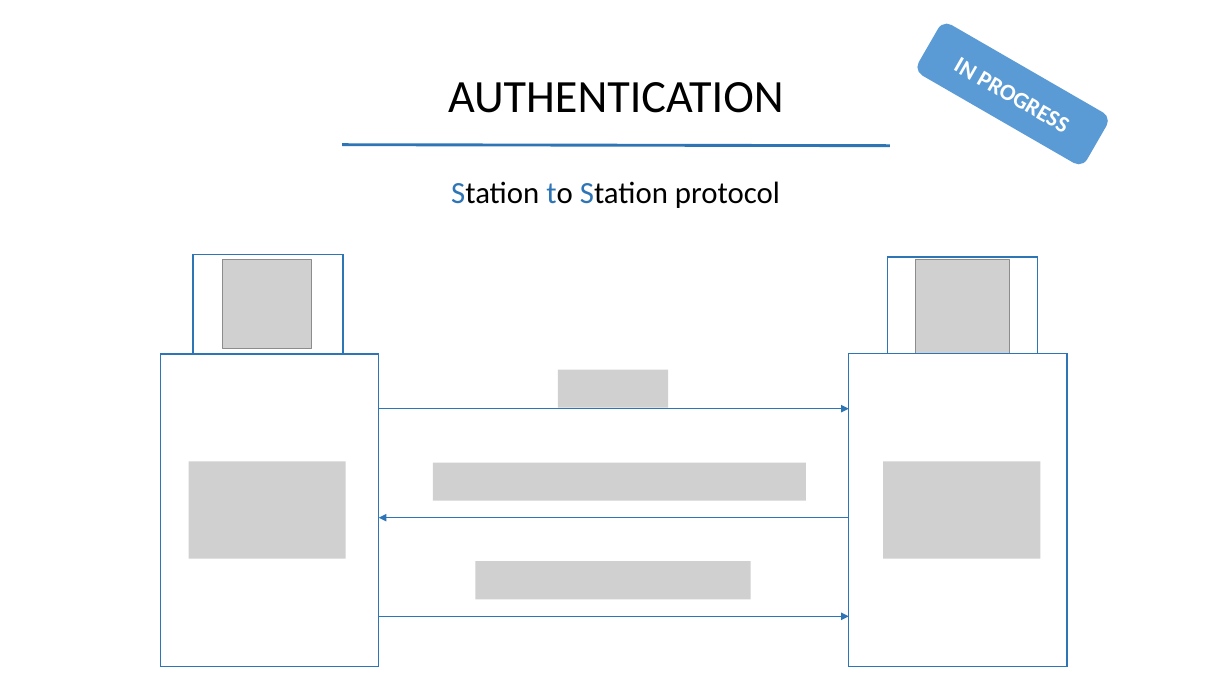
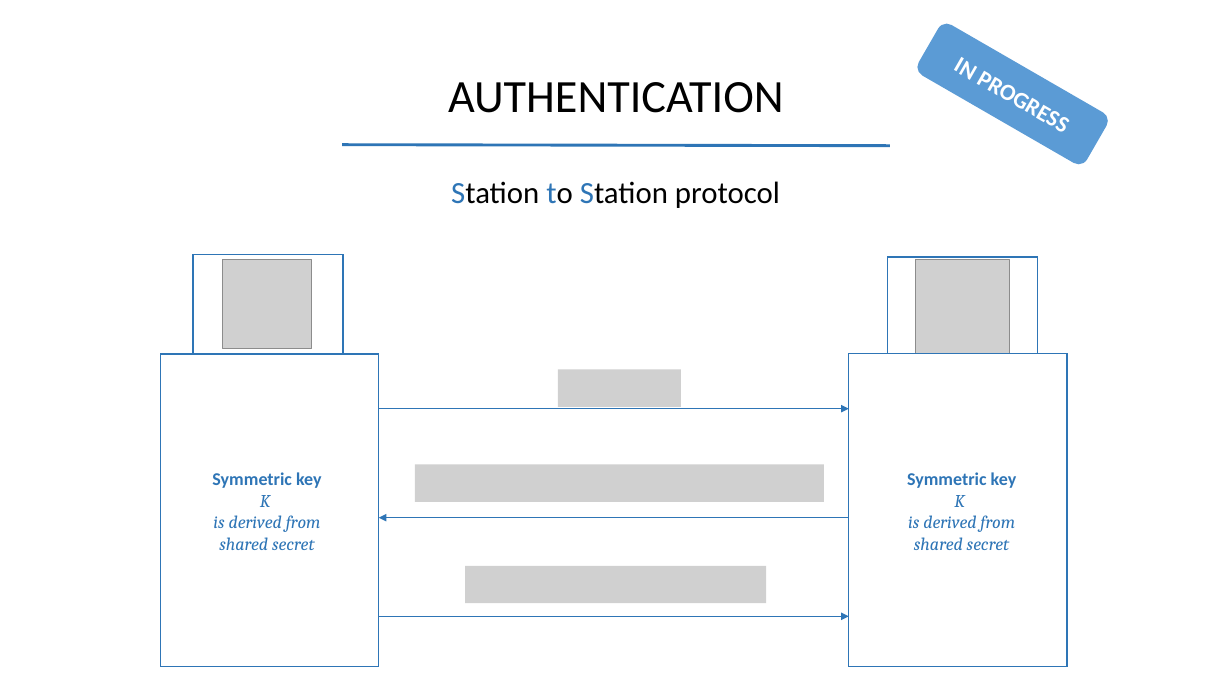
Before and after one commit to m-peko/SecureBLE, a slide deck: slide 6 of docs/SecureBLE.pptx. Drawn at 1232x693 pixels with LibreOffice and Linux fonts; fonts in the diff are those of the drawing; grey boxes stand for pictures. Boxes give left, top, right and bottom in pixels: in the first picture for what was removed or moved away, otherwise in the second. Text is boxed around its words. In the diff, an @@ line names an element or a change of style, - is before the commit and + after.

```diff
--- a/docs/SecureBLE.pptx
+++ b/docs/SecureBLE.pptx
@@ picture: place and size @@
-picture at bbox=[558, 370, 668, 408]
+picture at bbox=[558, 370, 681, 407]
@@ picture removed at bbox=[189, 461, 346, 558] @@
@@ text added at bbox=[212, 472, 322, 550], 14 pt, text #2E75B6, italic @@
+Symmetric key
+K
+is derived from
+shared secret
@@ picture: place and size @@
-picture at bbox=[433, 463, 806, 501]
+picture at bbox=[415, 465, 823, 502]
@@ picture removed at bbox=[884, 461, 1041, 558] @@
@@ text added at bbox=[907, 472, 1017, 550], 14 pt, text #2E75B6, italic @@
+Symmetric key
+K
+is derived from
+shared secret
@@ picture: place and size @@
-picture at bbox=[475, 561, 750, 599]
+picture at bbox=[465, 566, 766, 603]
```
Also in this commit, not shown: 1 other slide changed, 2 other files.
